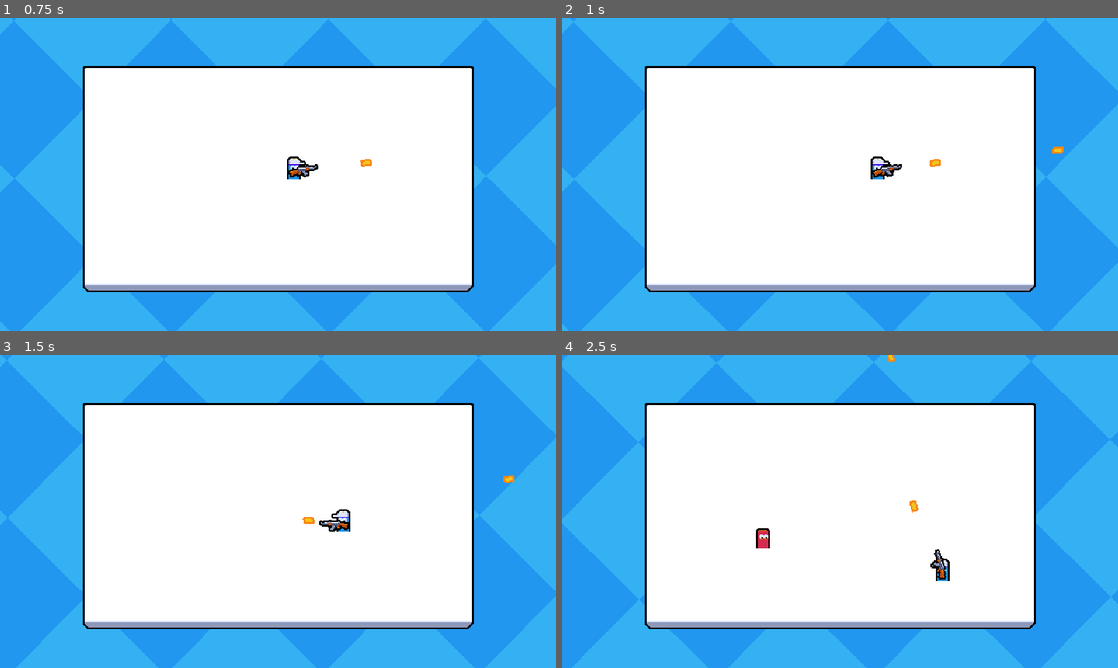
Above: before the commit, frames 1-4 (two rows, left to right).
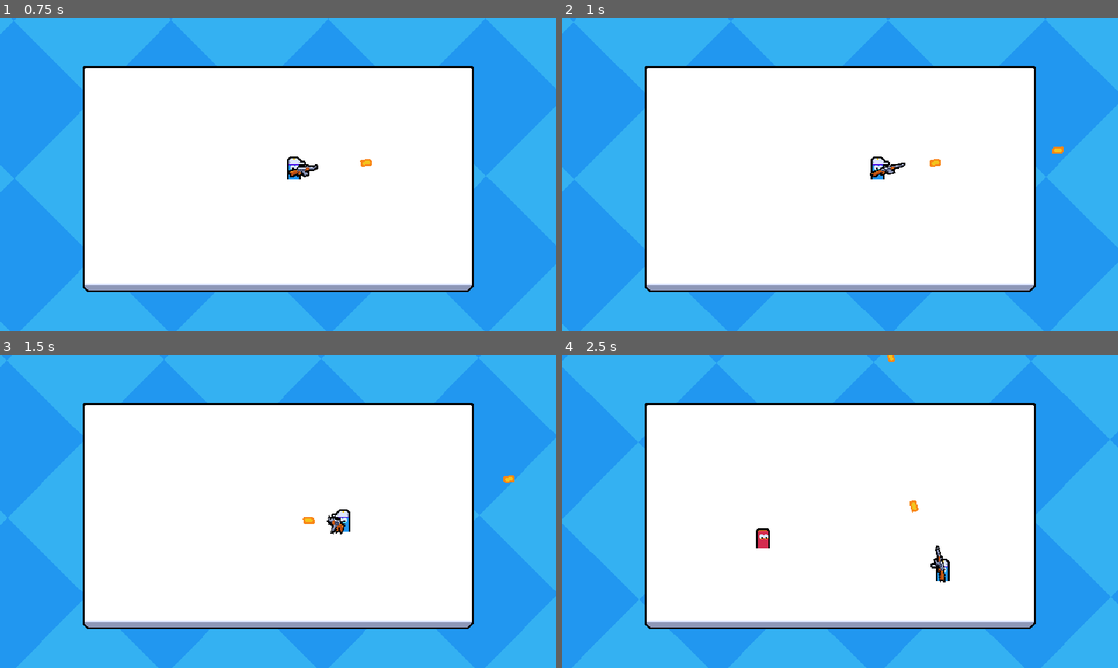
Above: after the commit, the same moments.

Repository: VictorPrazeres/2DMultiplayer
Game: Godot game, scene res://main.tscn
The game is run twice, just before and just after one commit, with the same random seed, the same clock (stepped at 60 frames per second) and the same inputs. This scene is started directly instead of the project's main scene.
Inputs (mouse positions are in pixels of both pictures, inside the frame that each line leads up to):
- Up to frame 1 (0.75 s): move the mouse to (400, 158) at 0.52 s; press the mouse at (400, 158) at 0.53 s; hold D (move_right) from 0.53 s (still down)
- Up to frame 2 (1 s): keep holding D (move_right)
- Up to frame 3 (1.5 s): move the mouse to (166, 527) at 1.27 s; release D (move_right) at 1.28 s; release the mouse at (166, 527) at 1.28 s; hold S (move_down) from 1.28 s (still down); click (166, 527) at 1.35 s
- Up to frame 4 (2.5 s): move the mouse to (895, 442) at 2.02 s; release S (move_down) at 2.03 s; press the mouse at (895, 442) at 2.03 s; hold D (move_right) from 2.03 s (still down)

Frame 1 is identical in both runs. In frame 2, less than 0.1% of the frame differs, in the area x 55-62%, y 46-52%; in frame 3, 0.2%, in the area x 57-63%, y 51-58%; in frame 4, less than 0.1%.

Commit message:
feat(weapon): add weapon animations for attack and idle states
Introduce animation tracks and playback logic for weapons to provide visual
feedback during attacks and state transitions.

Diff:
--- a/entities/player/player.gd
+++ b/entities/player/player.gd
@@ -8,6 +8,7 @@
 @onready var fire_rate_timer: Timer = $FireRateTimer
 @onready var health_component: HealthComponent = $HealthComponent
 @onready var visuals: Node2D = $Visuals
+@onready var animation_player: AnimationPlayer = $AnimationPlayer
 
 
 func _ready() -> void:
@@ -21,7 +22,7 @@
 		velocity = player_input_synchronizer_component.movement_vector * 100
 		move_and_slide()
 		if player_input_synchronizer_component.is_attack_pressed:
-			try_create_bullet()
+			try_fire()
 
 
 func update_aim_position():
@@ -32,15 +33,20 @@
 	weapon_root.look_at(aim_position)
 
 
-func try_create_bullet():
+func try_fire():
 	if !fire_rate_timer.is_stopped():
 		return
+
 	var bullet = bullet_scene.instantiate() as Bullet
 	bullet.global_position = weapon_root.global_position
 	bullet.start(player_input_synchronizer_component.aim_vector)
 	get_parent().add_child(bullet, true)
 	fire_rate_timer.start()
 
+	if animation_player.is_playing():
+		animation_player.stop()
+	animation_player.play("fire")
+
 
 func _on_died():
 	print("player died")
--- a/entities/player/player.tscn
+++ b/entities/player/player.tscn
@@ -6,6 +6,68 @@
 [ext_resource type="Texture2D" uid="uid://b6666ae3uwiw" path="res://entities/player/player-medium.png" id="3_sglur"]
 [ext_resource type="PackedScene" uid="uid://dtcmhq7l4n15v" path="res://component/hurtbox_component.tscn" id="4_8fjmc"]
 [ext_resource type="Texture2D" uid="uid://cal60ved6wkuv" path="res://entities/player/rifle.png" id="4_bls4j"]
+
+[sub_resource type="Animation" id="Animation_8fjmc"]
+resource_name = "fire"
+length = 0.15
+step = 0.05
+tracks/0/type = "value"
+tracks/0/imported = false
+tracks/0/enabled = true
+tracks/0/path = NodePath("Visuals/WeaponRoot/WeaponAnimationRoot:scale")
+tracks/0/interp = 2
+tracks/0/loop_wrap = true
+tracks/0/keys = {
+"times": PackedFloat32Array(0, 0.05, 0.1, 0.15),
+"transitions": PackedFloat32Array(1, 1, 1, 1),
+"update": 0,
+"values": [Vector2(1, 1), Vector2(0.6, 1.5), Vector2(1.25, 0.75), Vector2(1, 1)]
+}
+tracks/1/type = "value"
+tracks/1/imported = false
+tracks/1/enabled = true
+tracks/1/path = NodePath("Visuals/WeaponRoot/WeaponAnimationRoot:rotation")
+tracks/1/interp = 2
+tracks/1/loop_wrap = true
+tracks/1/keys = {
+"times": PackedFloat32Array(0, 0.05, 0.15),
+"transitions": PackedFloat32Array(1, 1, 1),
+"update": 0,
+"values": [0.0, -0.261799, 0.0]
+}
+
+[sub_resource type="Animation" id="Animation_qiwj3"]
+length = 0.001
+tracks/0/type = "value"
+tracks/0/imported = false
+tracks/0/enabled = true
+tracks/0/path = NodePath("Visuals/WeaponRoot/WeaponAnimationRoot:scale")
+tracks/0/interp = 1
+tracks/0/loop_wrap = true
+tracks/0/keys = {
+"times": PackedFloat32Array(0),
+"transitions": PackedFloat32Array(1),
+"update": 0,
+"values": [Vector2(1, 1)]
+}
+tracks/1/type = "value"
+tracks/1/imported = false
+tracks/1/enabled = true
+tracks/1/path = NodePath("Visuals/WeaponRoot/WeaponAnimationRoot:rotation")
+tracks/1/interp = 1
+tracks/1/loop_wrap = true
+tracks/1/keys = {
+"times": PackedFloat32Array(0),
+"transitions": PackedFloat32Array(1),
+"update": 0,
+"values": [0.0]
+}
+
+[sub_resource type="AnimationLibrary" id="AnimationLibrary_26q78"]
+_data = {
+&"RESET": SubResource("Animation_qiwj3"),
+&"fire": SubResource("Animation_8fjmc")
+}
 
 [sub_resource type="SceneReplicationConfig" id="SceneReplicationConfig_abrql"]
 properties/0/path = NodePath(".:global_position")
@@ -21,6 +83,11 @@
 collision_layer = 0
 motion_mode = 1
 script = ExtResource("1_symyc")
+
+[node name="AnimationPlayer" type="AnimationPlayer" parent="."]
+libraries = {
+&"": SubResource("AnimationLibrary_26q78")
+}
 
 [node name="PlayerInputSynchronizerComponent" parent="." node_paths=PackedStringArray("aim_root") instance=ExtResource("2_abrql")]
 aim_root = NodePath("../Visuals/WeaponRoot")
@@ -45,17 +112,21 @@
 [node name="WeaponRoot" type="Node2D" parent="Visuals"]
 position = Vector2(0, -9)
 
-[node name="Texture" type="Sprite2D" parent="Visuals/WeaponRoot"]
+[node name="WeaponAnimationRoot" type="Node2D" parent="Visuals/WeaponRoot"]
 position = Vector2(6, 0)
+
+[node name="Texture" type="Sprite2D" parent="Visuals/WeaponRoot/WeaponAnimationRoot"]
 texture = ExtResource("4_bls4j")
 centered = false
 offset = Vector2(-13, -6)
 
 [node name="Collision" type="CollisionShape2D" parent="."]
+visible = false
 position = Vector2(0, -10)
 shape = SubResource("CircleShape2D_sfv1e")
 
 [node name="HurtboxComponent" parent="." node_paths=PackedStringArray("health_component") instance=ExtResource("4_8fjmc")]
+visible = false
 position = Vector2(0, -11)
 collision_mask = 4
 health_component = NodePath("../HealthComponent")
Not shown: 1 places in entities/player/player.tscn that only renumber resources
